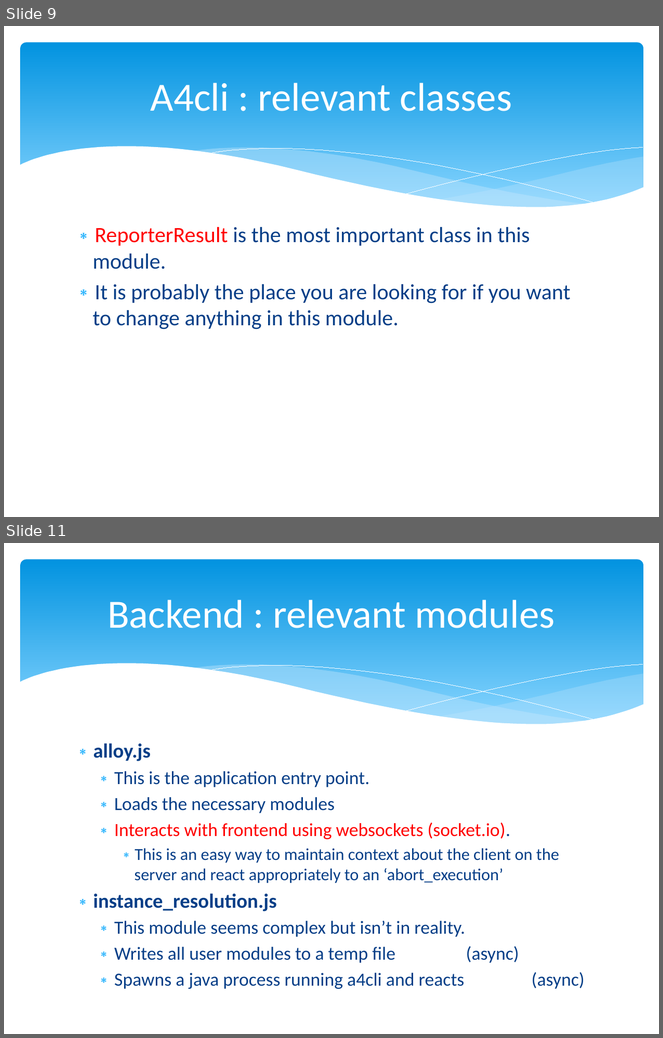
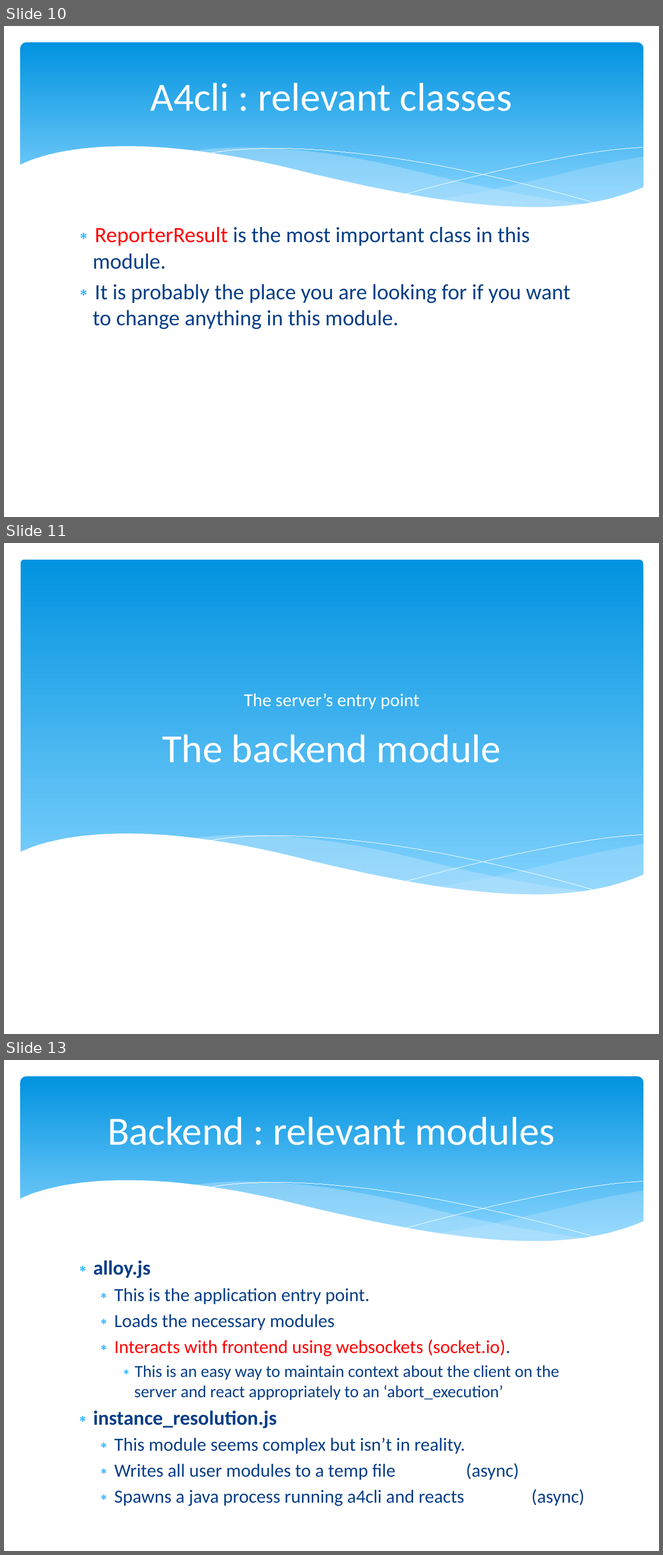
Before and after one commit to xgillard/web_alloy, a slide deck: documentation/GettingStarted.pptx. Shown one above the other, each under a label of ours: slides 9 and 11 before the commit, slides 10, 11 and 13 after it; the slides between them are not shown. The pictures are 663x1038 and 663x1555 pixels, drawn with LibreOffice and Linux fonts; fonts in the diff are those of the drawing. Boxes give left, top, right and bottom in pixels: in the first picture for what was removed or moved away, otherwise in the second. Text is boxed around its words. In the diff, an @@ line names an element or a change of style, - is before the commit and + after.

```diff
--- a/documentation/GettingStarted.pptx
+++ b/documentation/GettingStarted.pptx
@@ slide 11 added at <box>4,543,659,1034</box>, background #FFFFFF @@
@@ rounded rectangle added at <box>21,560,644,899</box>, fill gradient #0293E0 to #83D3FE @@
@@ text added at <box>244,693,419,709</box>, 20 pt, text #FFFFFF @@
+The server’s entry point
@@ title added at <box>162,734,501,763</box>, 44 pt, text #FFFFFF @@
+The backend module
@@ freeform shape added at <box>19,834,644,929</box>, fill #FFFFFF @@
@@ freeform shape added at <box>191,835,588,896</box>, fill #C6E7FC at 40% opacity @@
@@ freeform shape added at <box>206,836,598,891</box>, outline #FFFFFF 0 pt @@
@@ freeform shape added at <box>405,835,643,882</box>, outline #FFFFFF 0 pt @@
@@ freeform shape added at <box>437,845,644,896</box>, fill #C6E7FC at 29% opacity @@
@@ what was slide 9 is now slide 10 @@
@@ what was slide 11 is now slide 13 @@
```
Also in this commit, not shown: 3 slides changed, 12 other slides added.
